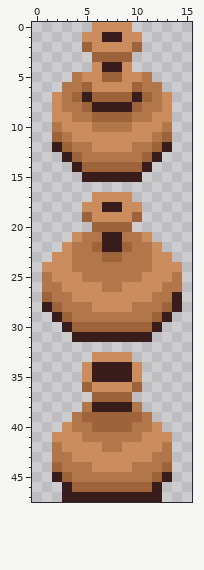
Pixel-art sprite: Artwork/TileSets/Objects/Interactable objects/Pots.png. Above is the file before it was changed.
The file is 16x48 pixels.
The same view after the edit:
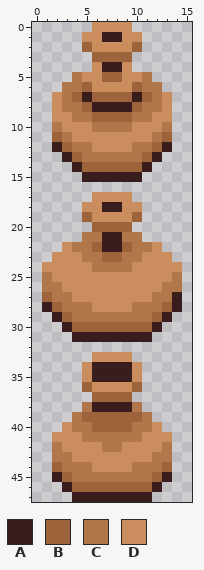
Palette (. is transparent): A #391c1c  B #9d633b  C #b1764a  D #cc8d5e
The exact change:
y 21: x 4 D -> .; x 11 D -> .
y 23: x 4 C -> D; x 11 C -> D
y 24: x 4..5 CC -> DD; x 10..11 CC -> DD
y 25: x 5..10 CCCCCC -> DDDDDD
y 26: x 7..8 CC -> DD
y 47: x 3 A -> .; x 12 A -> .
Boxes around the changes in both pictures, in picture pixels (x1, y1, x2, y2):
changed: (72, 232, 152, 292)
erased: (62, 492, 72, 502)
erased: (152, 492, 162, 502)
